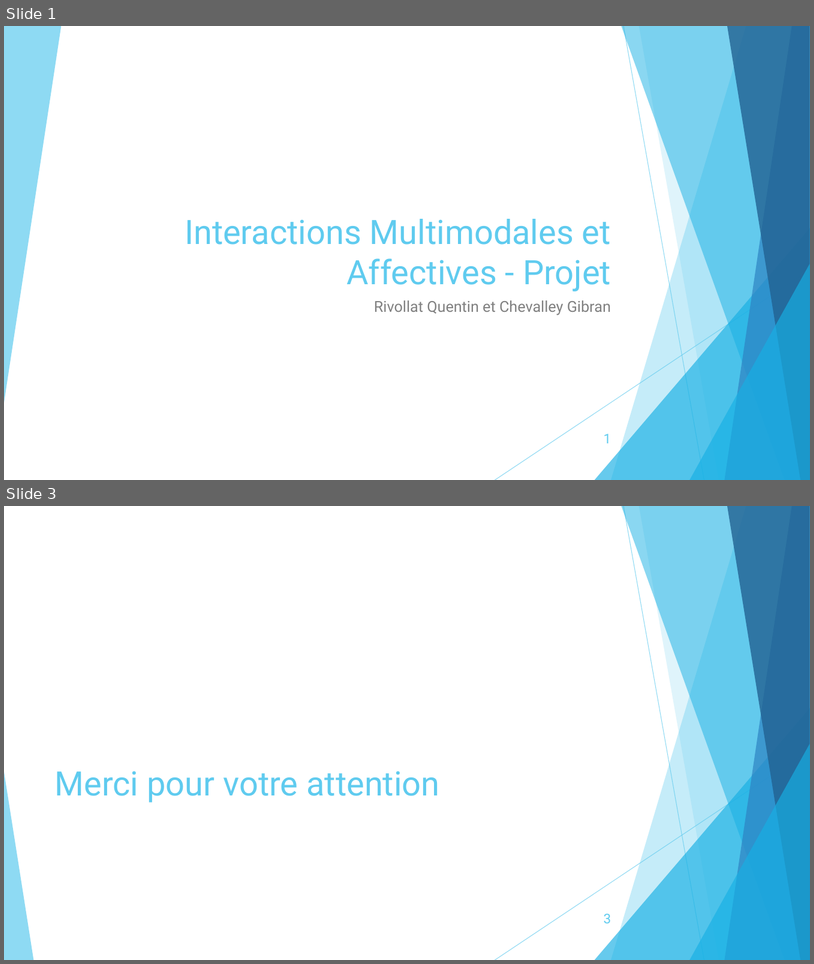
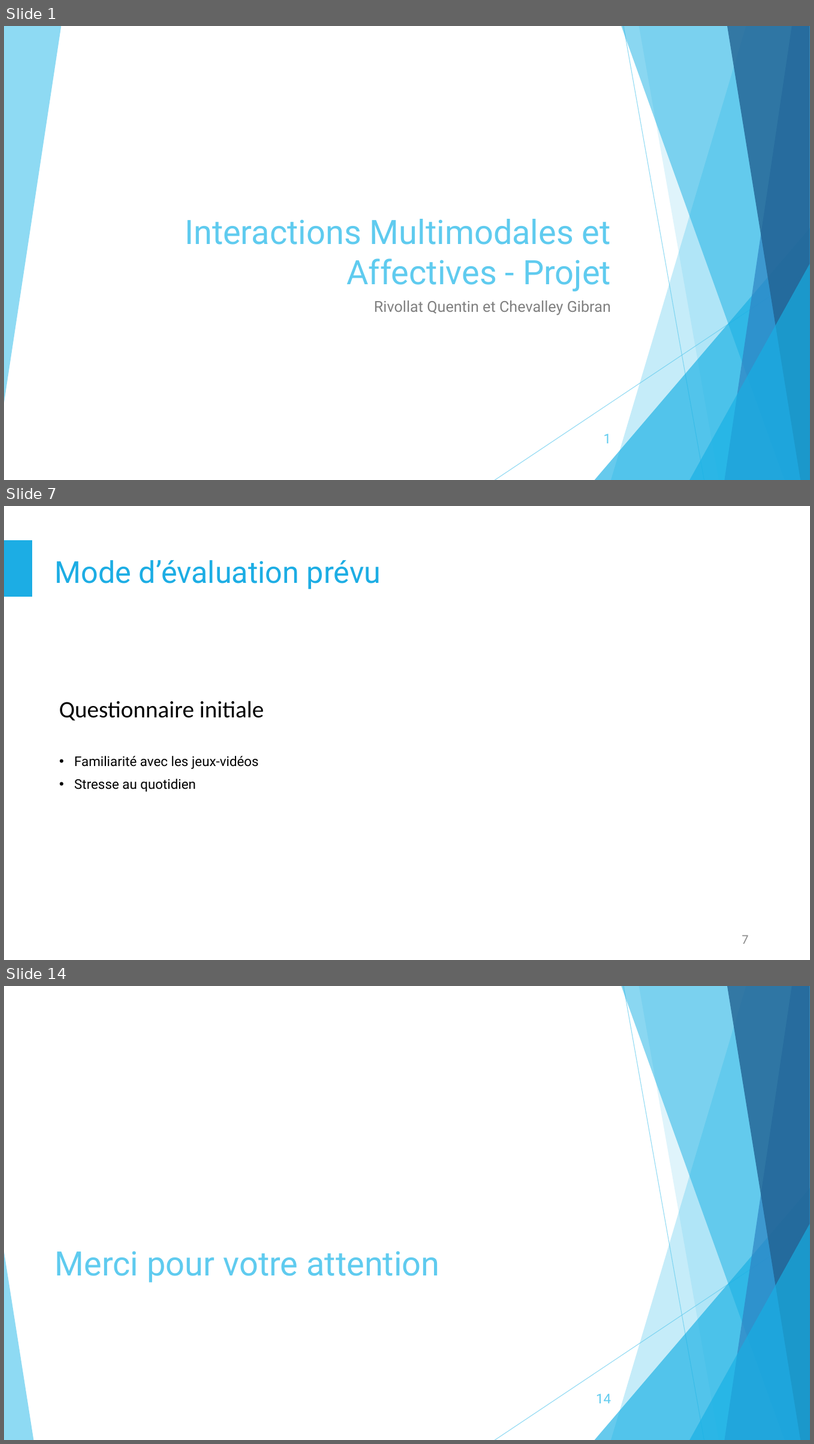
Before and after one commit to LunarX/ProjectTime, a slide deck: Documents/Presentation_final_1.pptx. Shown one above the other, each under a label of ours: slides 1 and 3 before the commit, slides 1, 7 and 14 after it; the slides between them are not shown. The pictures are 814x964 and 814x1444 pixels, drawn with LibreOffice and Linux fonts; fonts in the diff are those of the drawing. Boxes give left, top, right and bottom in pixels: in the first picture for what was removed or moved away, otherwise in the second. Text is boxed around its words. In the diff, an @@ line names an element or a change of style, - is before the commit and + after.

```diff
--- a/Documents/Presentation_final_1.pptx
+++ b/Documents/Presentation_final_1.pptx
@@ slide 7 added at (4,506,810,960), background #FFFFFF @@
@@ rectangle added at (4,540,32,596), fill #1CADE4, outline #1CADE4 1 pt @@
@@ title added at (55,560,381,589), 36 pt, text #1CADE4 @@
+Mode d’évaluation prévu
@@ text added at (59,700,264,721), 28 pt, text #000000 @@
+Questionnaire initiale
@@ text added at (74,756,259,792), 16 pt, text #000000 @@
+• Familiarité avec les jeux-vidéos
+• Stresse au quotidien
@@ page number added at (742,934,749,943), 16 pt, text #8C8C8C @@
+7
@@ what was slide 3 is now slide 14 @@
@@ page number at (596,1393,611,1403): text changed @@
-3
+14
```
Also in this commit, not shown: 11 other slides added, 1 slide removed.
